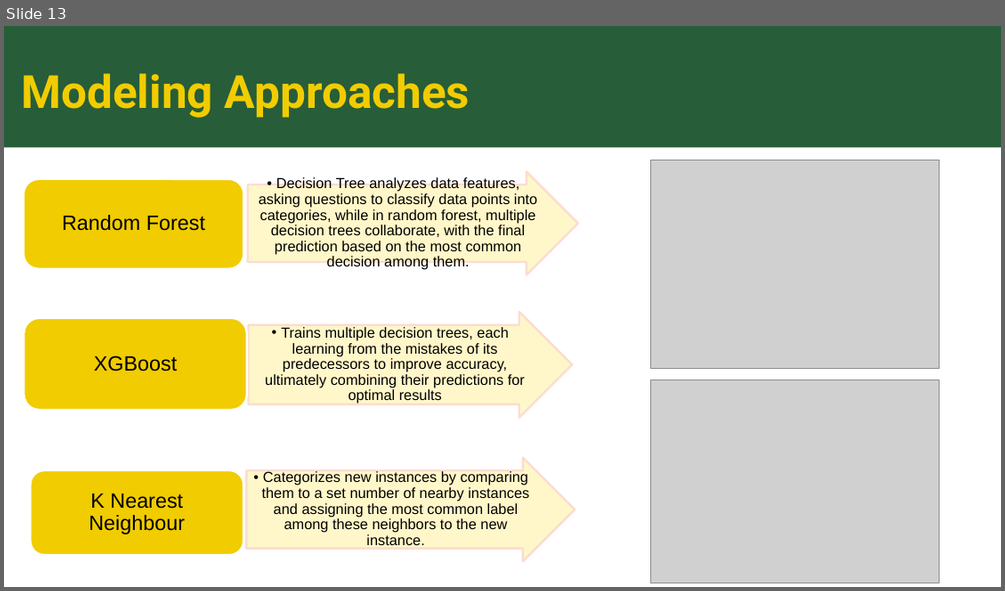
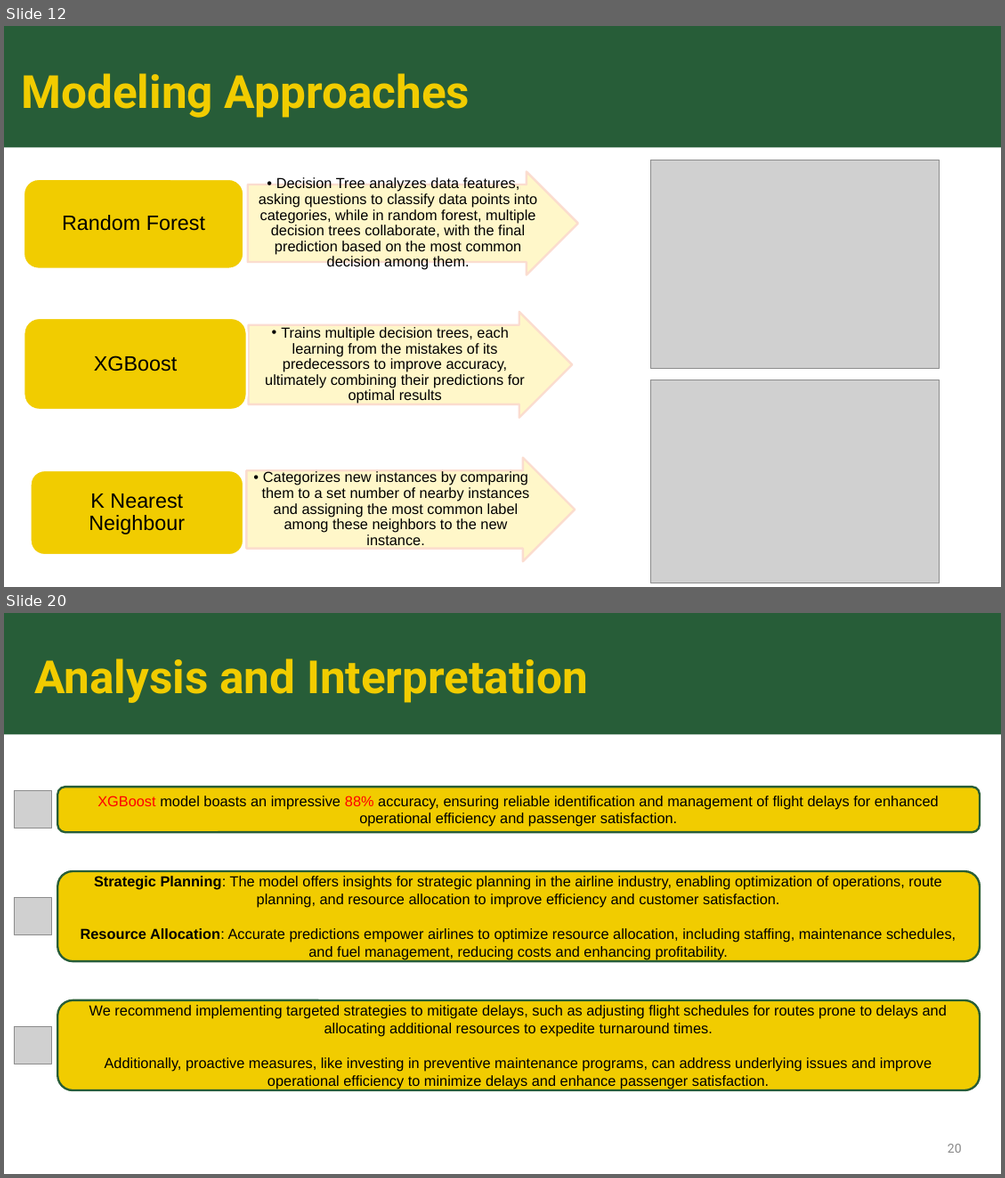
Before and after one commit to sk2003hw/Airline_Delay_and_Cancellation_Analysis, a slide deck: MATH 509_Project Presentation_Draft.pptx. Shown one above the other, each under a label of ours: slide 13 before the commit, slides 12 and 20 after it; the slides between them are not shown. The pictures are 1005x591 and 1005x1178 pixels, drawn with LibreOffice and Linux fonts; fonts in the diff are those of the drawing; grey boxes stand for pictures. Boxes give left, top, right and bottom in pixels: in the first picture for what was removed or moved away, otherwise in the second. Text is boxed around its words. In the diff, an @@ line names an element or a change of style, - is before the commit and + after.

```diff
--- a/MATH 509_Project Presentation_Draft.pptx
+++ b/MATH 509_Project Presentation_Draft.pptx
@@ slide 20 added at bbox=[4, 613, 1001, 1174], background #FFFFFF; not listed: 1 template element that a slide beside it also shows @@
@@ title added at bbox=[34, 658, 588, 703], 44 pt, text #F1CC00, bold @@
+Analysis and Interpretation
@@ picture added at bbox=[15, 791, 52, 828] @@
@@ rounded rectangle added at bbox=[57, 787, 979, 832], fill #F1CC00, outline #275D37 2 pt, 14 pt, text #000000 @@
+XGBoost model boasts an impressive 88% accuracy, ensuring reliable identification and management of flight delays for enhanced operational efficiency and passenger satisfaction.
@@ rounded rectangle added at bbox=[57, 871, 979, 961], fill #F1CC00, outline #275D37 2 pt, 14 pt, text #000000 @@
+Strategic Planning: The model offers insights for strategic planning in the airline industry, enabling optimization of operations, route planning, and resource allocation to improve efficiency and customer satisfaction.
+Resource Allocation: Accurate predictions empower airlines to optimize resource allocation, including staffing, maintenance schedules, and fuel management, reducing costs and enhancing profitability.
@@ picture added at bbox=[15, 897, 52, 934] @@
@@ rounded rectangle added at bbox=[57, 1000, 979, 1090], fill #F1CC00, outline #275D37 2 pt, 14 pt, text #000000 @@
+We recommend implementing targeted strategies to mitigate delays, such as adjusting flight schedules for routes prone to delays and allocating additional resources to expedite turnaround times.
+Additionally, proactive measures, like investing in preventive maintenance programs, can address underlying issues and improve operational efficiency to minimize delays and enhance passenger satisfaction.
@@ picture added at bbox=[15, 1027, 52, 1064] @@
@@ page number added at bbox=[947, 1143, 962, 1152], 12 pt, text #888888 @@
+20
@@ what was slide 13 is now slide 12 @@
```
Also in this commit, not shown: 12 slides changed, 3 other slides added, 3 slides removed.
